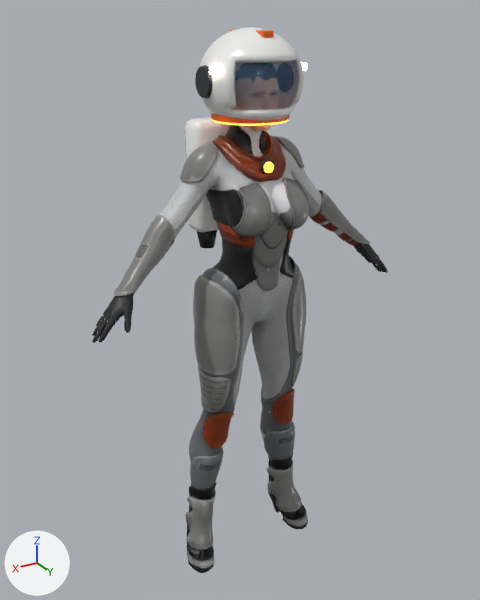
What one commit did to the glTF model games/halcyon-drift/explorer/assets/models/astronaut.glb.
The view is the same before and after, from a 50 mm camera at (1.085, 1.737, 1.922) aimed at (-0.001, -0.074, 1.016). The lights are fixed; the arrows at lower left show +X, +Y and +Z. The first picture is the older version. Vertices at exactly the same position are counted once.

The scene before the commit, as lines of its bpy script (objects in view):
```python
me_astronaut = bpy.data.meshes.new('Astronaut')
me_astronaut.from_pydata(...)  # 17353 vertices, 28275 faces; spans x -0.56..0.56, y -0.25..0.18, z 0.0..1.82
# faces by material slot: [27879, 168, 108, 120]
me_astronaut.materials.append(mat_astronaut)
me_astronaut.materials.append(mat_glow)  # brown #331a08, glowing orange #ff8a2a
me_astronaut.materials.append(mat_lamp)  # dark grey #333333, glowing pale yellow #fff2dd
me_astronaut.materials.append(mat_jet)  # black #1e1f22
me_helmet = bpy.data.meshes.new('Helmet')
me_helmet.from_pydata(...)  # 2234 vertices, 4288 faces; spans x -0.157..0.158, y -0.178..0.138, z 1.63..1.887
# faces by material slot: [3992, 80, 216]
me_helmet.materials.append(mat_astronaut)
me_helmet.materials.append(mat_glow)  # brown #331a08, glowing orange #ff8a2a
me_helmet.materials.append(mat_lamp)  # dark grey #333333, glowing pale yellow #fff2dd
me_visor = bpy.data.meshes.new('Visor')
me_visor.from_pydata(...)  # 216 vertices, 368 faces; spans x -0.117..0.117, y 0.037..0.139, z 1.664..1.812
me_visor.materials.append(mat_visor)  # blue #5d7fae
ob_astronaut = bpy.data.objects.new('Astronaut', me_astronaut)
ob_astronaut.location = (0.0, 0.0, 0.0)
ob_helmet = bpy.data.objects.new('Helmet', me_helmet)
ob_helmet.location = (0.0, 0.0, 0.0)
ob_visor = bpy.data.objects.new('Visor', me_visor)
ob_visor.location = (0.0, 0.0, 0.0)
```
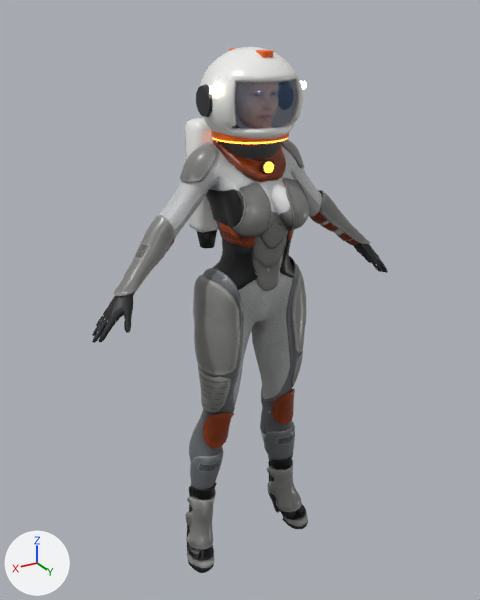
Location of each change, (x1, y1, x2, y2) in pixels of the pictures (480 x 600 px; the box of a moved part takes in the faces that stretch with it):
'Helmet', reshaped (12% taller)
    before: (195, 27, 307, 126)
    after: (196, 47, 307, 158)
'Visor', moved
    before: (232, 61, 298, 110)
    after: (232, 80, 298, 129)
part 1 of me_helmet, moved or reshaped
    before: (200, 27, 304, 121)
    after: (200, 47, 303, 139)
part 2 of me_helmet, moved or reshaped
    before: (211, 113, 290, 124)
    after: (211, 130, 289, 142)
part 3 of me_helmet, moved or reshaped
    before: (229, 29, 274, 38)
    after: (229, 48, 273, 58)
part 4 of me_helmet, moved or reshaped
    before: (195, 65, 212, 99)
    after: (196, 84, 213, 117)
part 5 of me_helmet, moved or reshaped
    before: (212, 119, 288, 126)
    after: (213, 138, 287, 144)
part 6 of me_helmet, moved or reshaped
    before: (301, 62, 307, 71)
    after: (300, 81, 307, 89)
part 7 of me_helmet, moved or reshaped
    before: (209, 66, 220, 75)
    after: (209, 86, 220, 95)
part 8 of me_helmet, added
    after: (218, 141, 283, 158)

The edits, one by one:
Material 'Helmet seal' (mat_helmet_seal) is new.
Its base color is (0.055, 0.064, 0.072) (dark grey #42484c).
Its metallic is 0.15.
Its roughness is 0.7.
me_helmet is used by ob_helmet; location (0.0, 0.0, 0.0).
me_helmet had 2234 vertices, 4288 faces and spanned x -0.157..0.158, y -0.178..0.138, z 1.63..1.887.
me_helmet now has 2394 vertices, 4528 faces and spans x -0.157..0.158, y -0.178..0.138, z 1.529..1.835.
me_helmet part 1: the loose piece of 1810 vertices spanning x -0.15..0.151, y -0.178..0.138, z 1.642..1.887 is moved by (0.0, 0.0, -0.052).
me_helmet part 2: the loose piece of 80 vertices spanning x -0.118..0.118, y -0.13..0.106, z 1.636..1.666 is moved by (0.0, 0.0, -0.052).
me_helmet part 3: the loose piece of 56 vertices spanning x -0.017..0.018, y -0.107..0.084, z 1.862..1.88 is moved by (0.0, 0.0, -0.052).
me_helmet part 4: the loose piece of 48 vertices spanning x 0.126..0.156, y -0.072..0.028, z 1.694..1.794 is moved by (0.0, 0.0, -0.052).
me_helmet part 5: the loose piece of 80 vertices spanning x -0.114..0.114, y -0.126..0.102, z 1.63..1.636 is moved by (0.0, 0.0, -0.052).
me_helmet part 6: the loose piece of 56 vertices spanning x -0.157..-0.139, y 0.022..0.054, z 1.768..1.79 is moved by (0.0, 0.0, -0.052).
me_helmet part 7: the loose piece of 56 vertices spanning x 0.14..0.158, y 0.022..0.054, z 1.768..1.79 is moved by (0.0, 0.0, -0.052).
me_helmet part 8: a new loose piece of 160 vertices spanning x -0.108..0.108, y -0.119..0.097, z 1.529..1.587, in mat_helmet_seal (dark grey #42484c).
Other edits to the shape of me_helmet do not show in these pictures.
me_helmet gains material mat_helmet_seal (dark grey #42484c).
me_visor is used by ob_visor; location (0.0, 0.0, 0.0).
me_visor had 216 vertices, 368 faces and spanned x -0.117..0.117, y 0.037..0.139, z 1.664..1.812.
me_visor now has 216 vertices, 368 faces and spans x -0.117..0.117, y 0.037..0.139, z 1.612..1.76.
me_visor part 9: the whole mesh is moved by (0.0, 0.0, -0.052).
